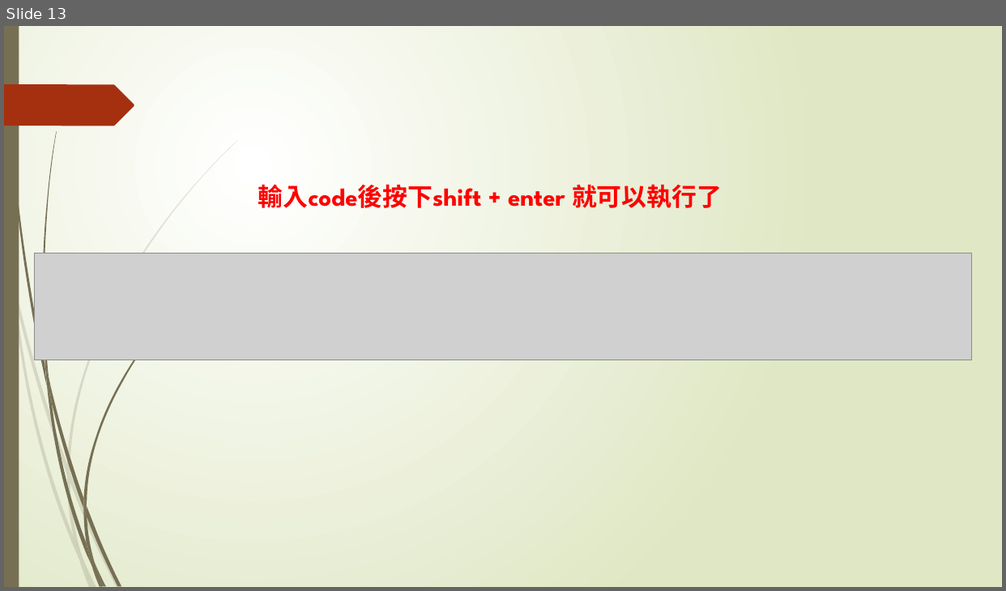
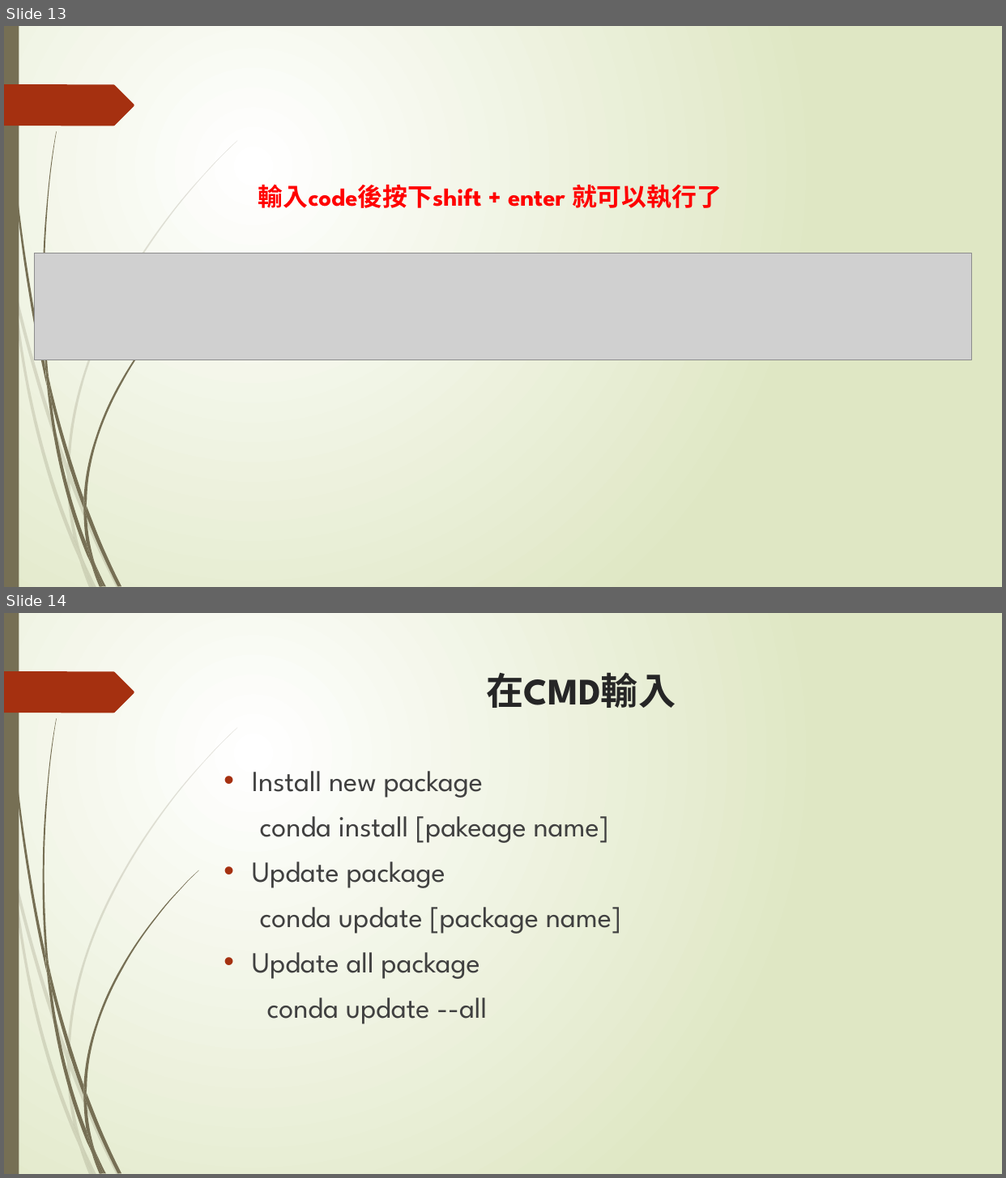
Before and after one commit to chunfang0503/course, a slide deck: Anaconda安裝教學.pptx. Shown one above the other, each under a label of ours: slide 13 before the commit, slides 13 and 14 after it. The pictures are 1006x591 and 1006x1178 pixels, drawn with LibreOffice and Linux fonts; fonts in the diff are those of the drawing; grey boxes stand for pictures. Boxes give left, top, right and bottom in pixels: in the first picture for what was removed or moved away, otherwise in the second. Text is boxed around its words. In the diff, an @@ line names an element or a change of style, - is before the commit and + after.

```diff
--- a/Anaconda安裝教學.pptx
+++ b/Anaconda安裝教學.pptx
@@ slide 14 added at (4, 613, 1002, 1174), background gradient #FFFFFF to #DFE8C4; not listed: 24 template elements that a slide beside it also shows @@
@@ title added at (486, 672, 675, 708), 36 pt, text #262626, bold @@
+在CMD輸入
@@ text added at (252, 771, 621, 1024), 28 pt, text #404040 @@
+• Install new package
+conda install [pakeage name]
+• Update package
+conda update [package name]
+• Update all package
+conda update --all
```
Also in this commit, not shown: 1 other slide added, 1 slide removed.
